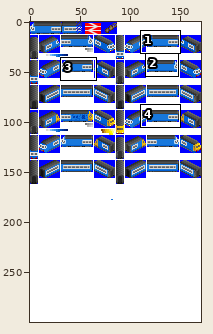
One commit to this sprite sheet: gfx/BluePullman.png. The first picture is a wide view before the edit; the outline marks the close-up.
Close-up. The starting point:
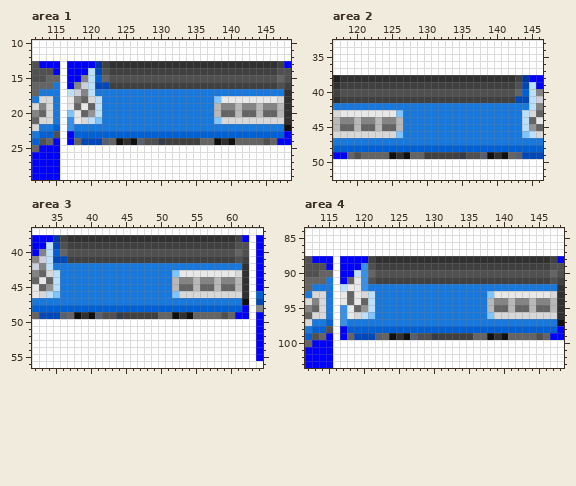
The file is 171x300 pixels. Colours within 5 levels of each other are drawn and written as one. Shown: area 1: x 112..148, y 10..29; area 2: x 117..146, y 33..52; area 3: x 32..64, y 37..56; area 4: x 112..148, y 84..103. The commit also changed other parts of the picture, which this record leaves out.
After:
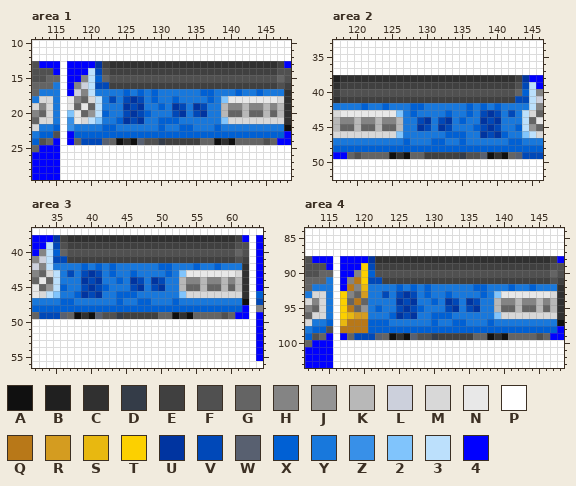
Palette (. is transparent): A #101010  B #202020  C #303030  D #343c48  E #404040  F #505050  G #646464  H #848484  J #949494  K #b8b8b8  L #ccd0dc  M #d8d8d8  N #e8e8e8  P #ffffff  Q #b87818  R #d49c20  S #e8b810  T #fcd000  U #0034a0  V #0048b8  W #586070  X #0060d4  Y #1878dc  Z #3890e8  2 #80c4fc  3 #bce0fc  4 #0000ff
Change:
Changed rows in their new state; - is an unchanged pixel.
Area 1:
first column x 117:
17 4-------X-X-X------XX---X--X-
18 ------V-VUV-X--X----XY2------
19 --------UVU--X-UV-UV-YK-HK-HK
20 -----X--VUVX---VU-VU-YK-GK-GK
21 -------XUVU--XXX-----Y2------
22 -----XX------X--XX---X-------
Area 2:
first column x 121:
42 X--X---XX------X-X-X---
43 -------X----X--X-VUV-V-
44 --------VU-VU-X--UVU---
45 --------UV-UV---XVUV--X
46 ------------XXX--UVUX--
47 ------X---XX--X------XX
Area 3:
first column x 36:
42 ---X-X-X------XX---X--X-
43 -V-VUV-X--X----XY2------
44 ---UVU--X-UV-UV-YK-HK-HK
45 X--VUVX---VU-VU-YK-GK-GK
46 --XUVU--XXX-----Y2------
47 XX------X--XX---X-------
Area 4:
first column x 117:
 88 ----U------------------------
 89 ---TV------------------------
 90 --HTX------------------------
 91 -HQTVV-----------------------
 92 4QHS----X-X-X------XX---X--X-
 93 THGRY-V-VUV-X--X----XY2------
 94 T-Q-Y---UVU--X-UV-UV-YK-HK-HK
 95 TQ--YX--VUVX---VU-VU-YK-GK-GK
 96 TSRRY--XUVU--XXX-----Y2------
 97 SQQQXXX------X--XX---X-------
 98 QQQQ-------------------------
Pixel boxes of the changes (left, top, right, bottom) in both close-ups:
changed: (67, 89, 74, 96)
changed: (102, 89, 270, 131)
changed: (361, 103, 522, 145)
changed: (60, 263, 228, 305)
changed: (340, 256, 543, 333)
